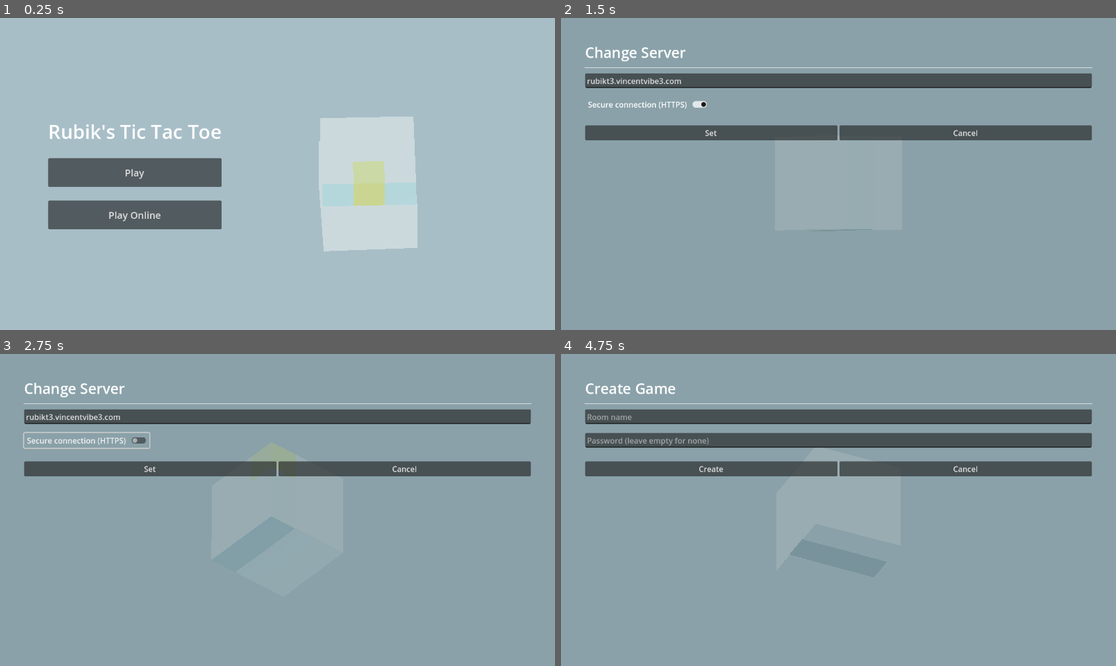
Above: before the commit, frames 1-4 (two rows, left to right).
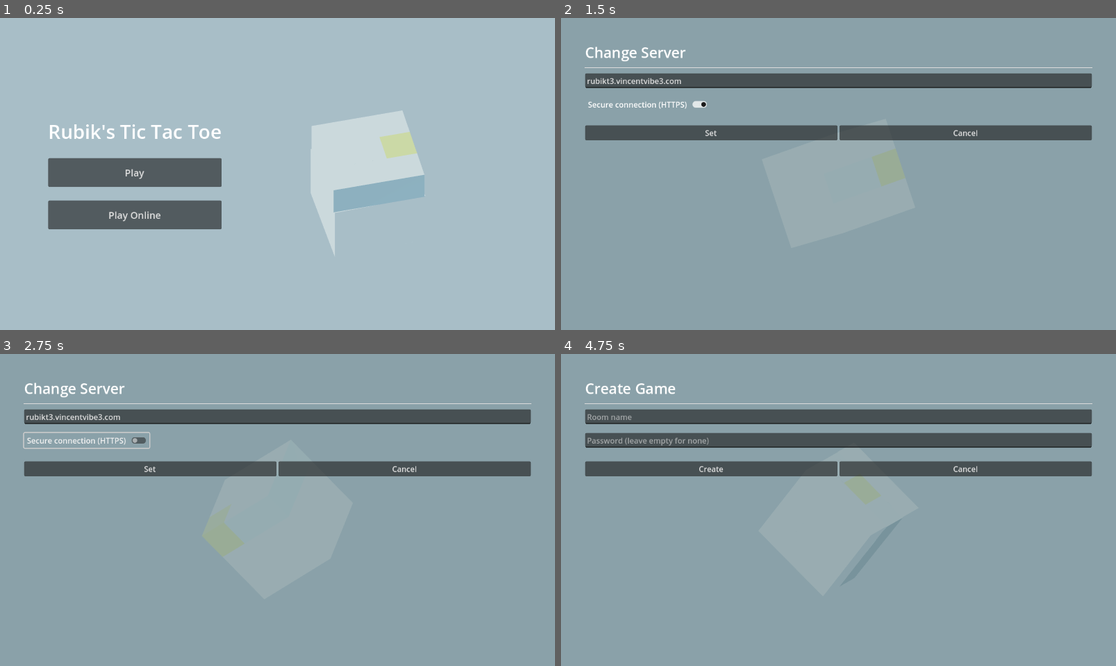
Above: after the commit, the same moments.

Repository: Vincentvibe3/Rubik-Tic-Tac-Toe
Game: Godot game, scene res://scenes/MainMenu.tscn
Same seed, same stepped clock (60 frames per second), same inputs: the game is played once before the commit and once after it.
Inputs:
- Up to frame 1 (0.25 s): no input
- Up to frame 2 (1.5 s): click "Play Online" at 0.5 s; click "Change Server" at 1.25 s
- Up to frame 3 (2.75 s): click "Secure connection (HTTPS)" at 2 s
- Up to frame 4 (4.75 s): click "Set" at 2.75 s; click "Refresh" at 3.5 s; click "Create Game" at 4.25 s

The runs differ from the first frame. In frame 1, 4.8% of the frame differs, in the area x 55-77%, y 29-77%; in frame 2, 0.5%; in frame 3, 0.5%; in frame 4, 1.0%.

Commit message:
Improve 3D controls and improve network protocol

Diff:
--- a/project.godot
+++ b/project.godot
@@ -24,3 +24,7 @@
 [dotnet]
 
 project/assembly_name="New Game Project"
+
+[rendering]
+
+anti_aliasing/quality/msaa_3d=3
--- a/scenes/Game.tscn
+++ b/scenes/Game.tscn
@@ -214,7 +214,6 @@
 [node name="SubViewport" type="SubViewport" parent="Control/PanelContainer/MarginContainer/ControlGroup/SubViewportContainer"]
 transparent_bg = true
 handle_input_locally = false
-msaa_2d = 3
 msaa_3d = 3
 physics_object_picking = true
 size = Vector2i(100, 100)
@@ -370,6 +369,7 @@
 layout_mode = 2
 size_flags_horizontal = 4
 max_value = 360.0
+step = 45.0
 script = ExtResource("2_d7fle")
 metadata/axis = "y"
 
@@ -391,6 +391,7 @@
 layout_mode = 2
 size_flags_stretch_ratio = 0.0
 max_value = 360.0
+step = 45.0
 script = ExtResource("2_d7fle")
 metadata/axis = "x"
 
--- a/scenes/GameOnline.tscn
+++ b/scenes/GameOnline.tscn
@@ -225,7 +225,6 @@
 [node name="SubViewport" type="SubViewport" parent="Control/PanelContainer/MarginContainer/ControlGroup/SubViewportContainer"]
 transparent_bg = true
 handle_input_locally = false
-msaa_2d = 3
 msaa_3d = 3
 physics_object_picking = true
 size = Vector2i(100, 100)
@@ -392,6 +391,7 @@
 layout_mode = 2
 size_flags_horizontal = 4
 max_value = 360.0
+step = 45.0
 script = ExtResource("3_l78yf")
 metadata/axis = "y"
 
@@ -413,6 +413,7 @@
 layout_mode = 2
 size_flags_stretch_ratio = 0.0
 max_value = 360.0
+step = 45.0
 script = ExtResource("3_l78yf")
 metadata/axis = "x"
 
--- a/scripts/AutoCubeController.gd
+++ b/scripts/AutoCubeController.gd
@@ -20,7 +20,7 @@
 	cube.gameCubeRotationDone.connect(_on_game_cube_rotate_done)
 
 func _on_game_cube_rotate_done():
-	cube._on_rotate_cube(randi()%360, gameCubeAxes[randi()%2])
+	cube._on_rotate_cube(randi()%180, gameCubeAxes[randi()%2])
 
 func _on_rotate_done():
 	cube._on_select(cube.cubes[randi()%(len(cube.cubes))])
--- a/scripts/CubeGenerator.gd
+++ b/scripts/CubeGenerator.gd
@@ -12,19 +12,23 @@
 var rotatingLayer = false
 var rotationGroup = RotationGroup.new()
 var targetCubeTransform
-var tween
+var tweenY
 var current_selection
 var cubes = []
 var cubeSize
 var currentRotationAxis = "x"
 var auto = false
 var isDragging = false
+var tweenX
+var tweenMouse
 
 var lastRotationDirection = "L"
 
-var x_rotation = 0
-var y_rotation = 0
-
+var x_rotation = 0.0
+var y_rotation = 0.0
+var xMove = 0
+var yMove = 0
+var hasMouseRotation = false
 
 # Called when the node enters the scene tree for the first time.
 func _ready() -> void:
@@ -144,37 +148,66 @@
 	render3DControls()
 
 func _unhandled_input(event: InputEvent) -> void:
-	if event is InputEventMouseButton and event.is_pressed() and event.button_index == MOUSE_BUTTON_MIDDLE:
+	if event is InputEventMouseButton and event.is_pressed() and event.button_index == MOUSE_BUTTON_RIGHT:
 		isDragging = true
+		xMove = event.position.x
+		yMove = event.position.y
 	if event is InputEventMouseMotion:
 		if isDragging:
-			_rotate_drag(event.velocity.x, event.velocity.y)
-
-	if event is InputEventMouseButton and event.is_released() and event.button_index == MOUSE_BUTTON_MIDDLE:
+			hasMouseRotation = true
+			if abs(event.relative.x) > abs(event.relative.y):
+				rotate(Vector3(1, 0, -1).normalized(), -event.relative.y * 0.01)
+				rotate(Vector3(0, 1, 0).normalized(), event.relative.x * 0.01) # first rotate in Y
+			else:
+				rotate(Vector3(0, 1, 0).normalized(), event.relative.x * 0.01) # first rotate in Y
+				rotate(Vector3(1, 0, -1).normalized(), -event.relative.y * 0.01)
+
+	if event is InputEventMouseButton and event.is_released() and event.button_index == MOUSE_BUTTON_RIGHT:
 		isDragging = false
 
-func _rotate_drag(x_delta:float, y_delta:float):
-	var y_rotation_delta=y_delta*0.001
-	var x_rotation_delta=x_delta*0.001
-	# tween = get_tree().create_tween()
-	targetCubeTransform = self.global_transform.rotated(Vector3(0, 1, 0).normalized(), x_rotation_delta)
-	targetCubeTransform = targetCubeTransform.rotated(Vector3(-1, 0, 1).normalized(), y_rotation_delta)
-	self.global_transform = targetCubeTransform.orthonormalized()
-	# tween.tween_property(self, "global_transform", targetCubeTransform, 0.25).set_ease(Tween.EASE_OUT)
-	# tween.connect("finished", func (): gameCubeRotationDone.emit())
-
 func _on_rotate_cube(value: float, axis: String):
-	if tween:
-		tween.kill()
+	var initial_x = x_rotation
+	var initial_y = y_rotation
 	if axis == "x":
-		x_rotation = 2 * PI / 360 * value
+		if tweenX:
+			tweenX.kill()
+		tweenX = get_tree().create_tween()
+		if hasMouseRotation:
+			hasMouseRotation = false
+			x_rotation = 2 * PI / 360 * float(value)
+			var x_rot_axis = Vector3(0,1,0).rotated(Vector3(1, 0, -1).normalized(), y_rotation)
+			var target_transform = Transform3D.IDENTITY.rotated(x_rot_axis.normalized(), x_rotation).rotated(Vector3(-1, 0, 1).normalized(), y_rotation)
+			tweenX.tween_property(self, "global_transform", target_transform, 0.4)
+			tweenX.connect("finished", func (): gameCubeRotationDone.emit())
+		else:
+			var target_x_rotation = 2 * PI / 360 * float(value)
+			tweenX.tween_method(get_rotation_interpolation.bind(axis), initial_x, target_x_rotation, 0.4)
+			tweenX.connect("finished", func (): gameCubeRotationDone.emit())
+
 	elif axis == "y":
-		y_rotation = 2 * PI / 360 * value
-	tween = get_tree().create_tween()
-	targetCubeTransform = Transform3D.IDENTITY.rotated(Vector3(0, 1, 0).normalized(), x_rotation)
-	targetCubeTransform = targetCubeTransform.rotated(Vector3(-1, 0, 1).normalized(), y_rotation)
-	tween.tween_property(self, "global_transform", targetCubeTransform, 0.5).set_ease(Tween.EASE_OUT)
-	tween.connect("finished", func (): gameCubeRotationDone.emit())
+		if tweenY:
+			tweenY.kill()
+		tweenY = get_tree().create_tween()
+
+		if hasMouseRotation:
+			hasMouseRotation = false
+			y_rotation= 2 * PI / 360 * float(value)
+			var x_rot_axis = Vector3(0,1,0).rotated(Vector3(1, 0, -1).normalized(), y_rotation)
+			var target_transform = Transform3D.IDENTITY.rotated(x_rot_axis.normalized(), x_rotation).rotated(Vector3(-1, 0, 1).normalized(), y_rotation)
+			tweenY.tween_property(self, "global_transform", target_transform, 0.4)
+			tweenY.connect("finished", func (): gameCubeRotationDone.emit())
+		else:
+			var target_y_rotation = 2 * PI / 360 * float(value)
+			tweenY.tween_method(get_rotation_interpolation.bind(axis), initial_y, target_y_rotation, 0.4)
+			tweenY.connect("finished", func (): gameCubeRotationDone.emit())
+
+func get_rotation_interpolation(weight, axis):
+	if axis == "y":
+		y_rotation = weight
+	elif axis == "x":
+		x_rotation = weight
+	var x_rot_axis = Vector3(0,1,0).rotated(Vector3(1, 0, -1).normalized(), y_rotation)
+	self.global_transform = Transform3D.IDENTITY.rotated(x_rot_axis.normalized(), x_rotation).rotated(Vector3(-1, 0, 1).normalized(), y_rotation)
 
 func rotate_indices(axis_1: int, axis_2: int, coord):
 	if coord[axis_1] == 0 and coord[axis_2] == 0:
--- a/scripts/DrawCubeSides.gd
+++ b/scripts/DrawCubeSides.gd
@@ -86,8 +86,6 @@
 		selectedDecal = null
 
 func get_face(local_normal):
-	print("local")
-	print(local_normal)
 	var size = $CubeMesh.get_aabb().get_longest_axis_size()
 	var faces = [
 		[Vector3.RIGHT, Vector3(size/2, 0, 0)],
@@ -132,10 +130,8 @@
 func drawSelect():
 	if selectedFace != null:
 		var face_data = get_face(selectedFace)
-		print(face_data)
 		var decal:Decal = Decal.new()
 		selectedDecal = decal
-		print(selectedDecal)
 		decal.texture_albedo = load("res://Textures/Selection.png")
 		drawDecal(face_data, selectedFace, decal)
 
--- a/scripts/GameState.gd
+++ b/scripts/GameState.gd
@@ -114,7 +114,6 @@
 	if lastClickedCube != null:
 		for cube in cubes:
 			if cube.cube_position[0] == coord[0] && cube.cube_position[1] == coord[1] && cube.cube_position[2] == coord[2]:
-				print("highlighted")
 				cube.highlight(lastMoveMaterial)
 
 func reset_last_clicked():
@@ -137,7 +136,7 @@
 	if gameStarted:
 		if is_multiplayer:
 			if (is_host && currentPlayer == 0) || (!is_host && currentPlayer == 1):
-				wshandler.send({"id":2, "payload":{"coord":coord, "normal":[local_normal.x, local_normal.y, local_normal.z]}})
+				wshandler.send_mark(coord, local_normal)
 		GameState.changeTurn()
 
 func _on_rotate_start():
@@ -151,7 +150,7 @@
 	if gameStarted:
 		if is_multiplayer:
 			if (is_host && currentPlayer == 0) || (!is_host && currentPlayer == 1):
-				wshandler.send({"id":3, "payload":{"axis":axis, "coord":coord, "direction":direction}})
+				wshandler.send_rotate(axis, coord, direction)
 		GameState.changeTurn()
 
 func startGame():
@@ -164,9 +163,7 @@
 
 func setPlayerText():
 	if !gameStarted:
-		print("set tutorual text")
 		if textNode != null:
-			print("set tutorual text")
 			textNode.text = "Tutorial"
 			return
 	var message
@@ -211,7 +208,7 @@
 
 func reset():
 	if roundEnded && is_multiplayer:
-		wshandler.send({"id":4,"payload":{}})
+		wshandler.send_reset()
 		roundEnded = false
 	reset_last_clicked()
 	gameCube.reset()
--- a/scripts/MultiplayerLoadingScreen.gd
+++ b/scripts/MultiplayerLoadingScreen.gd
@@ -1,7 +1,7 @@
 extends PanelContainer
 
 
-func _process(delta: float) -> void:
+func _process(_delta: float) -> void:
 	if self.visible:
 		if !GameState.showMultiplayerLoadingScreen:
 			self.visible = false
--- a/scripts/WebsocketHandler.gd
+++ b/scripts/WebsocketHandler.gd
@@ -10,6 +10,14 @@
 var active = true
 var actions = []
 
+var timer = Timer.new()
+var lastKeepAlive
+var lastPlayerMoveTime
+
+var keepAliveTimeout = 2
+var idleTimeout = 5
+
+
 static func createHost(rName, password):
 	return GameConnection.new(rName, password, null, true)
 
@@ -27,6 +35,10 @@
 
 func _ready():
 	GameState.wshandler = self
+	add_child(timer)
+	timer.timeout.connect(_queue_keep_alive)
+	lastKeepAlive = null
+	lastPlayerMoveTime = null
 	# Initiate connection to the given URL.
 	var ws_url
 	if GameState.isInsecure:
@@ -54,7 +66,6 @@
 	if roomPassword != null:
 		payload["password"] = roomPassword
 	send({"id":0, "payload":payload})
-	# socket.send_text(JSON.stringify({"id":0, "payload":payload}))
 
 func send_room_connect():
 	var payload = {
@@ -63,7 +74,21 @@
 	if roomPassword != null:
 		payload["password"] = roomPassword
 	send({"id":1, "payload":payload})
-	# socket.send_text(JSON.stringify({"id":1, "payload":payload}))
+
+func _queue_keep_alive():
+	send({"id":5, "payload":{}})
+
+func send_mark(coord, local_normal):
+	lastPlayerMoveTime = Time.get_ticks_msec()
+	send({"id":2, "payload":{"coord":coord, "normal":[local_normal.x, local_normal.y, local_normal.z]}})
+
+func send_rotate(axis, coord, direction):
+	lastPlayerMoveTime = Time.get_ticks_msec()
+	send({"id":3, "payload":{"axis":axis, "coord":coord, "direction":direction}})
+
+func send_reset():
+	lastPlayerMoveTime = Time.get_ticks_msec()
+	send({"id":4,"payload":{}})
 
 func _process(_delta):
 	# Call this in _process or _physics_process. Data transfer and state updates
@@ -76,6 +101,12 @@
 	# WebSocketPeer.STATE_OPEN means the socket is connected and ready
 	# to send and receive data.
 	if state == WebSocketPeer.STATE_OPEN:
+		if lastKeepAlive != null:
+			if Time.get_ticks_msec()-lastKeepAlive > keepAliveTimeout*60000:
+				socket.close(3007, "inactive client detected")
+		if lastPlayerMoveTime != null:
+			if Time.get_ticks_msec()-lastPlayerMoveTime > idleTimeout*60000:
+				socket.close(3008, "Inactive user detected")
 		while socket.get_available_packet_count():
 			var data = socket.get_packet().get_string_from_utf8()
 			var json = JSON.parse_string(data)
@@ -85,6 +116,9 @@
 			var packetId = json["id"]
 			var payload = json["payload"]
 			if packetId == 0:
+				lastKeepAlive = Time.get_ticks_msec()
+				lastPlayerMoveTime = Time.get_ticks_msec()
+				timer.start(60)
 				GameState.showMultiplayerLoadingScreen = false
 			elif packetId == 1:
 				if "id" not in payload:
@@ -96,11 +130,13 @@
 					socket.close(3006, "client received invalid data")
 					continue
 				var normal = payload["normal"]
+				lastPlayerMoveTime = Time.get_ticks_msec()
 				GameState.mark_face(payload["coord"], Vector3(normal[0], normal[1], normal[2]))
 			elif packetId == 3:
 				if "axis" not in payload || "coord" not in payload || "direction" not in payload:
 					socket.close(3006, "client received invalid data")
 					continue
+				lastPlayerMoveTime = Time.get_ticks_msec()
 				GameState.rotate_cube(payload["axis"], payload["coord"], payload["direction"])
 			elif packetId == 4:
 				if "id" not in json or "payload" not in json:
@@ -108,10 +144,11 @@
 					continue
 				GameState.roundEnded = false
 				GameState.reset()
+			elif packetId == 5:
+				lastKeepAlive = Time.get_ticks_msec()
 			else:
 				socket.close(3006, "client received invalid data")
-			# print("Got data from server: ", data)
-		if actions:
+		while actions:
 			socket.send_text(JSON.stringify(actions.pop_front()))
 
 	# WebSocketPeer.STATE_CLOSING means the socket is closing.
@@ -169,5 +206,29 @@
 			tree.root.remove_child(oldScene)
 			tree.root.add_child(errorScreen)
 			tree.current_scene = errorScreen
+		elif code == 3007:
+			var errorScreen = load("res://scenes/ErrorScreen.tscn").instantiate()
+			errorScreen.errorText = "Lost connection to opponent game"
+			var oldScene = get_tree().current_scene
+			var tree = get_tree()
+			tree.root.remove_child(oldScene)
+			tree.root.add_child(errorScreen)
+			tree.current_scene = errorScreen
+		elif code == 3008:
+			var errorScreen = load("res://scenes/ErrorScreen.tscn").instantiate()
+			errorScreen.errorText = "Game closed due to inactivity"
+			var oldScene = get_tree().current_scene
+			var tree = get_tree()
+			tree.root.remove_child(oldScene)
+			tree.root.add_child(errorScreen)
+			tree.current_scene = errorScreen
+		else:
+			var errorScreen = load("res://scenes/ErrorScreen.tscn").instantiate()
+			errorScreen.errorText = "An error occurred"
+			var oldScene = get_tree().current_scene
+			var tree = get_tree()
+			tree.root.remove_child(oldScene)
+			tree.root.add_child(errorScreen)
+			tree.current_scene = errorScreen
 		print("WebSocket closed with code: %d. Clean: %s. Reason: %s" % [code, code != -1, reason])
 		set_process(false) # Stop processing.
